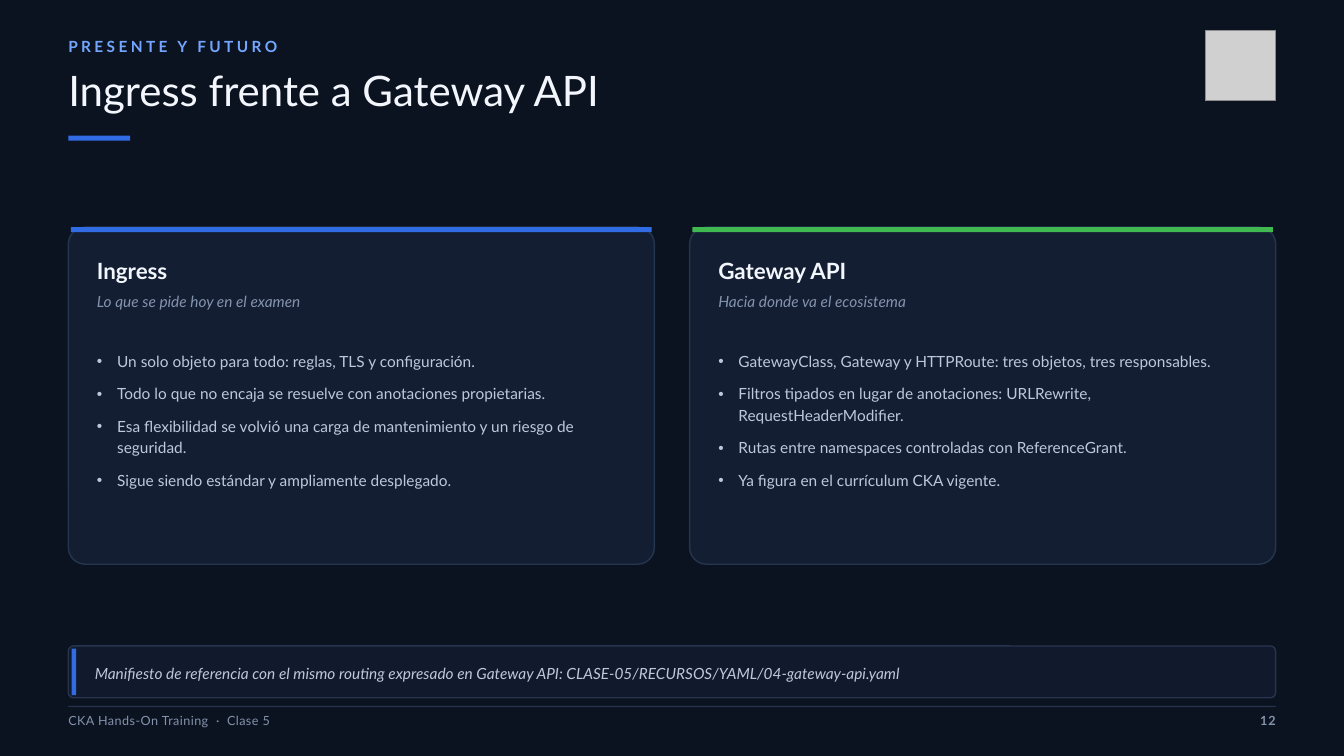
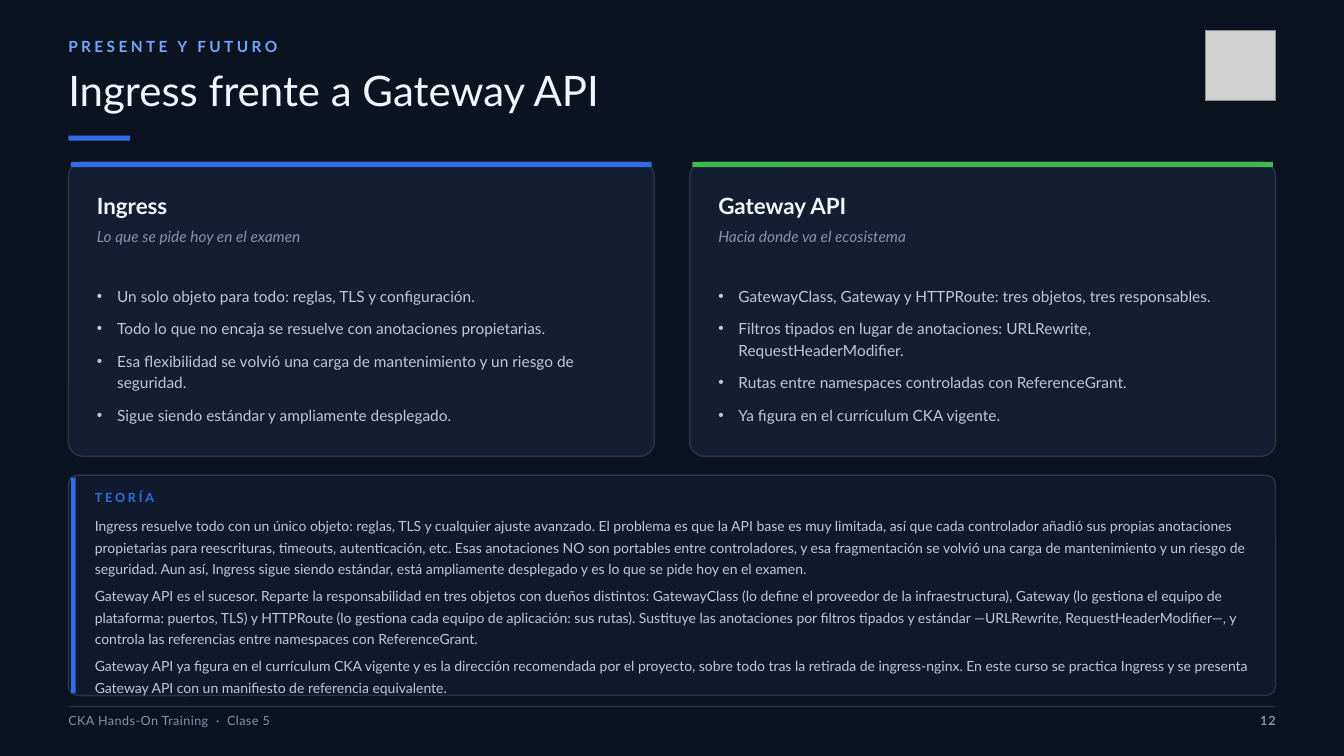
Before and after one commit to brettsacuna/CKA-TRAINING, a slide deck: slide 12 of CLASE-05/01-CLASE-05-CKA.pptx. Drawn at 1344x756 pixels with LibreOffice and Linux fonts; fonts in the diff are those of the drawing; grey boxes stand for pictures. Boxes give left, top, right and bottom in pixels: in the first picture for what was removed or moved away, otherwise in the second. Text is boxed around its words. In the diff, an @@ line names an element or a change of style, - is before the commit and + after.

```diff
--- a/CLASE-05/01-CLASE-05-CKA.pptx
+++ b/CLASE-05/01-CLASE-05-CKA.pptx
@@ rounded rectangle: place and size @@
-rounded rectangle at (69,227,654,564)
+rounded rectangle at (69,162,654,457)
@@ rounded rectangle: place and size @@
-rounded rectangle at (690,227,1275,564)
+rounded rectangle at (690,162,1275,457)
@@ 2 texts, 2 rectangles: place and size @@
-2 texts, 2 rectangles at (71,227,1273,310)
+2 texts, 2 rectangles at (71,162,1273,245)
@@ text "Un solo objeto para todo: ...": place and size @@
-text "Un solo objeto para todo: ..." at (117,355,574,489)
+text "Un solo objeto para todo: ..." at (117,290,574,424)
@@ text "GatewayClass, Gateway y HTTPRoute: tres ...": place and size @@
-text "GatewayClass, Gateway y HTTPRoute: tres ..." at (738,355,1210,489)
+text "GatewayClass, Gateway y HTTPRoute: tres ..." at (738,290,1210,424)
@@ rounded rectangle: place and size @@
-rounded rectangle at (69,646,1276,698)
+rounded rectangle at (69,475,1276,696)
@@ rounded rectangle at (69,475,1276,696): proportions changed @@
@@ rectangle: place and size @@
-rectangle at (72,648,76,695)
+rectangle at (72,478,76,694)
@@ text at (95,491,1248,693): text changed; size 11 to 10 pt; italic off @@
-Manifiesto de referencia con el mismo routing expresado en Gateway API: CLASE-05/RECURSOS/YAML/04-gateway-api.yaml
+TEORÍA
+Ingress resuelve todo con un único objeto: reglas, TLS y cualquier ajuste avanzado. El problema es que la API base es muy limitada, así que cada controlador añadió sus propias anotaciones propietarias para reescrituras, timeouts, autenticación, etc. Esas anotaciones NO son portables entre controladores, y esa fragmentación se volvió una carga de mantenimiento y un riesgo de seguridad. Aun así, Ingress sigue siendo estándar, está ampliamente desplegado y es lo que se pide hoy en el examen.
+Gateway API es el sucesor. Reparte la responsabilidad en tres objetos con dueños distintos: GatewayClass (lo define el proveedor de la infraestructura), Gateway (lo gestiona el equipo de plataforma: puertos, TLS) y HTTPRoute (lo gestiona cada equipo de aplicación: sus rutas). Sustituye las anotaciones por filtros tipados y estándar —URLRewrite, RequestHeaderModifier—, y controla las referencias entre namespaces con ReferenceGrant.
+Gateway API ya figura en el currículum CKA vigente y es la dirección recomendada por el proyecto, sobre todo tras la retirada de ingress-nginx. En este curso se practica Ingress y se presenta Gateway API con un manifiesto de referencia equivalente.
@@ text "TEORÍA" at (95,491,1248,693): vertical alignment middle to top @@
```
Also in this commit, not shown: 6 other slides changed, 14 other files.
